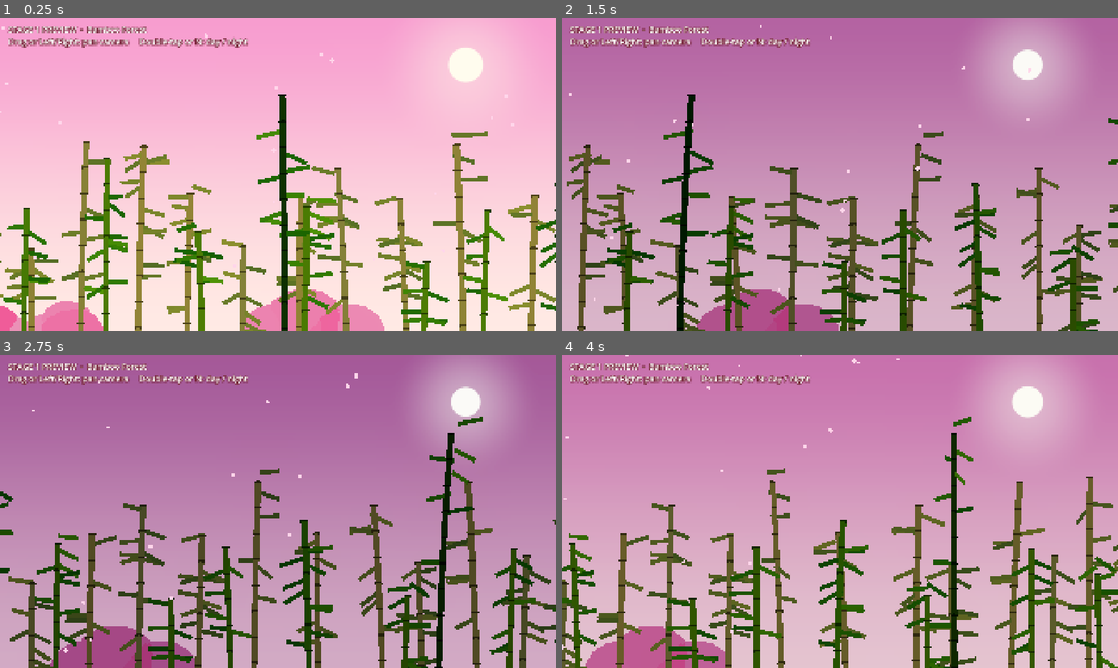
Above: before the commit, frames 1-4 (two rows, left to right).
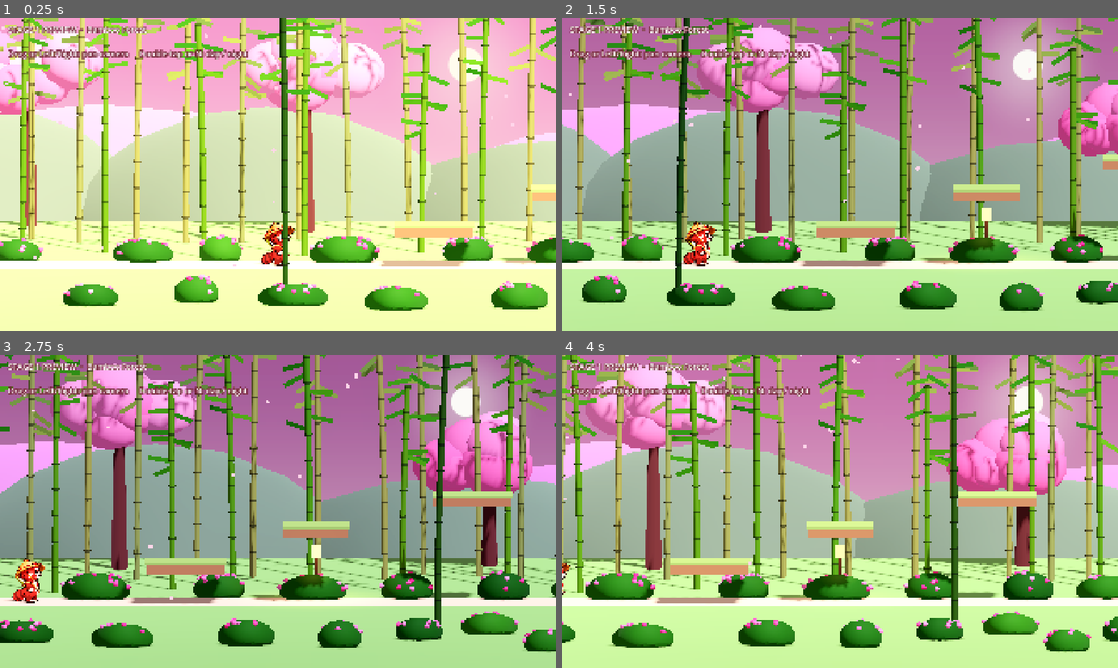
Above: after the commit, the same moments.

Repository: hotspotfufu/FLUTTE-3.5
Game: Godot game, scene res://Scenes/Levels/Level01_BambooForest.tscn
The game is run twice, just before and just after one commit, with the same random seed, the same clock (stepped at 60 frames per second) and the same inputs.
Inputs (mouse positions are in pixels of both pictures, inside the frame that each line leads up to):
- Up to frame 1 (0.25 s): no input
- Up to frame 2 (1.5 s): tap Enter at 0.5 s; move the mouse to (962, 158) at 0.52 s; hold Right (ui_right) 0.53-1.25 s; tap N at 0.6 s; click (962, 158) at 0.67 s; drag from (728, 190) to (812, 237) at 1.27 s
- Up to frame 3 (2.75 s): move the mouse to (333, 442) at 2.02 s; hold Right (ui_right) from 2.03 s (still down); tap N at 2.1 s
- Up to frame 4 (4 s): release Right (ui_right) at 2.75 s; drag from (812, 574) to (673, 464) at 2.77 s; move the mouse to (1006, 558) at 3.52 s; hold Left (ui_left) from 3.53 s (still down); tap N at 3.6 s

The runs differ from the first frame. In frame 1, 81% of the frame differs, in the area x 0-100%, y 0-100%; in frame 2, 80%; in frame 3, 81%; in frame 4, 81%.

Commit message:
Add files via upload

Diff:
--- a/Scenes/Levels/Level01_BambooForest.tscn
+++ b/Scenes/Levels/Level01_BambooForest.tscn
@@ -56,7 +56,7 @@
 environment = SubResource("Env_forest")
 
 [node name="Sun" type="DirectionalLight3D" parent="."]
-transform = Transform3D(0.819152, 0, -0.573576, -0.451984, 0.615661, -0.645501, 0.353129, 0.788011, 0.50432, 0, 20, 0)
+transform = Transform3D(0.819152, -0.451984, 0.353129, 0, 0.615661, 0.788011, -0.573576, -0.645501, 0.50432, 0, 20, 0)
 light_color = Color(1, 0.93, 0.84, 1)
 light_energy = 1.15
 shadow_enabled = true
@@ -64,7 +64,7 @@
 directional_shadow_max_distance = 70.0
 
 [node name="PreviewCamera" type="Camera3D" parent="."]
-transform = Transform3D(1, 0, 0, 0, 0.992546, -0.121869, 0, 0.121869, 0.992546, 4, 7.21, 30)
+transform = Transform3D(1, 0, 0, 0, 0.992546, 0.121869, 0, -0.121869, 0.992546, 4, 7.21, 30)
 projection = 1
 size = 12.0
 near = 0.5
